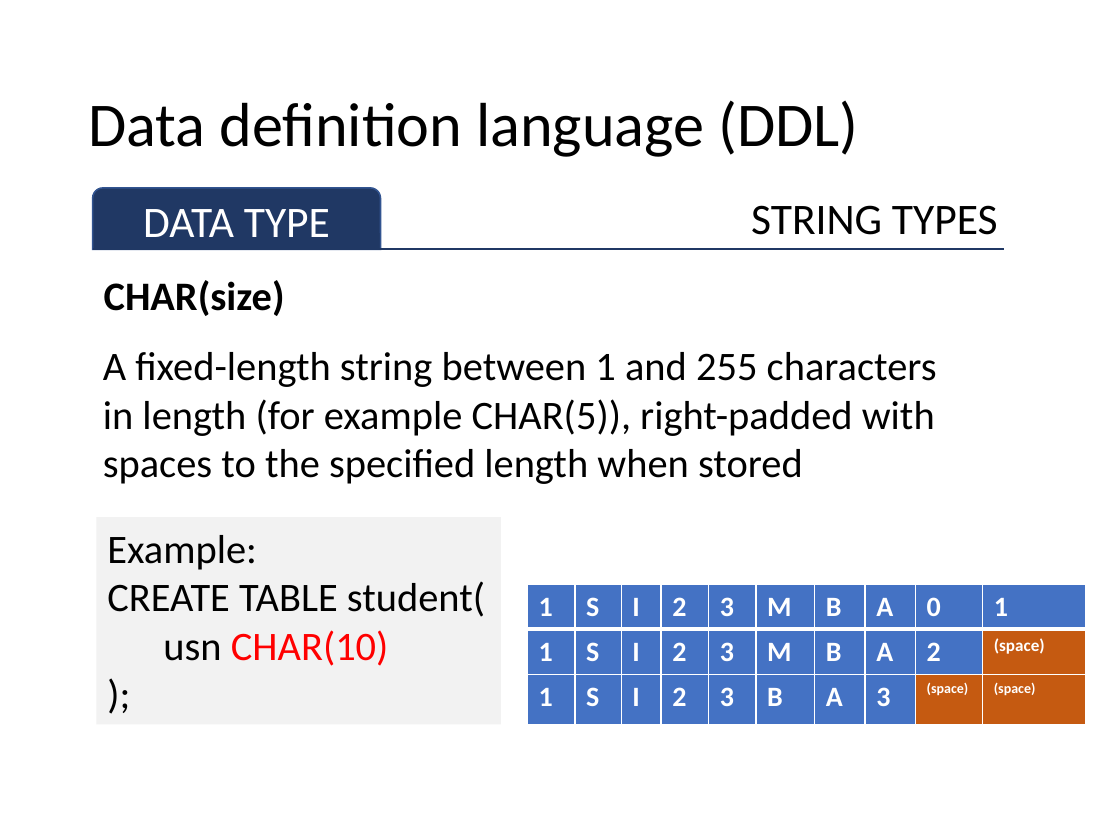
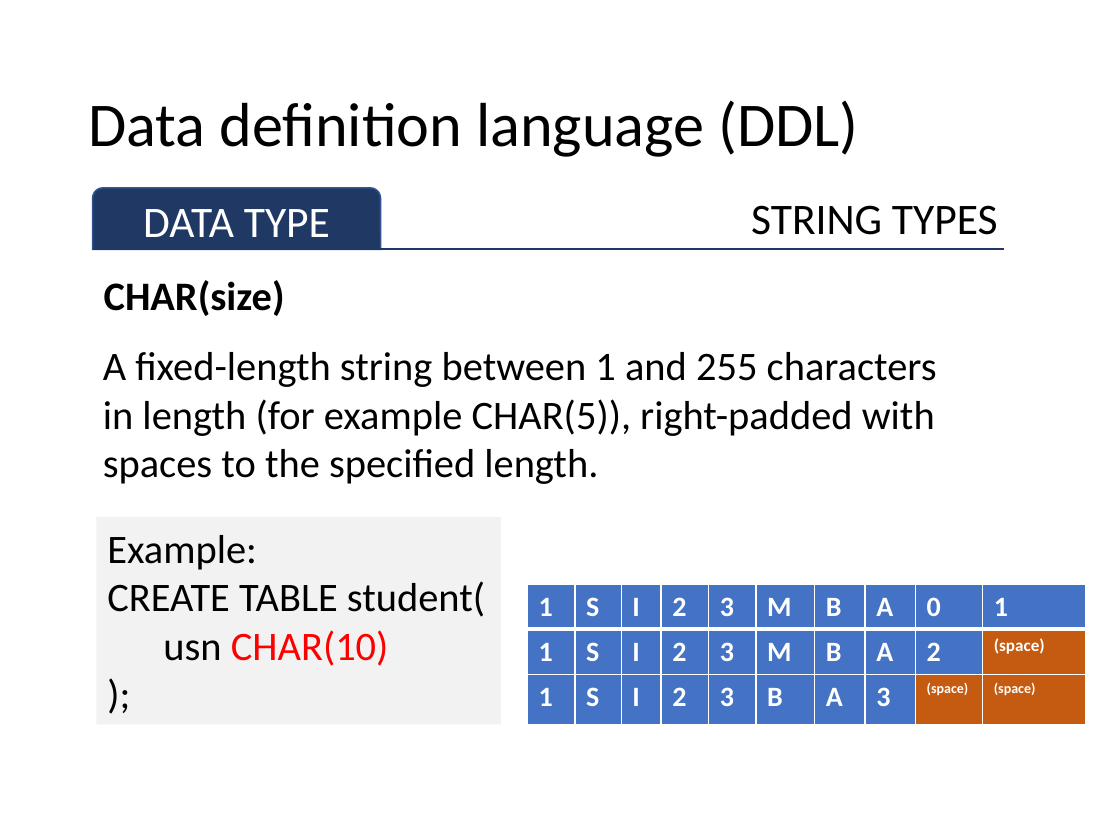
Before and after one commit to sitmbadept/sitmbadept.github.io, a slide deck: slide 12 of 2023/UNIT_2/WIP/UNIT-2-PART-1.pptx. Drawn at 1120x840 pixels with LibreOffice and Linux fonts; fonts in the diff are those of the drawing. Boxes give left, top, right and bottom in pixels: in the first picture for what was removed or moved away, otherwise in the second. Text is boxed around its words. In the diff, an @@ line names an element or a change of style, - is before the commit and + after.

```diff
--- a/2023/UNIT_2/WIP/UNIT-2-PART-1.pptx
+++ b/2023/UNIT_2/WIP/UNIT-2-PART-1.pptx
@@ text at (103,449,598,484): text changed @@
-spaces to the specified length when stored
+spaces to the specified length.
```
Also in this commit, not shown: 1 other file.
